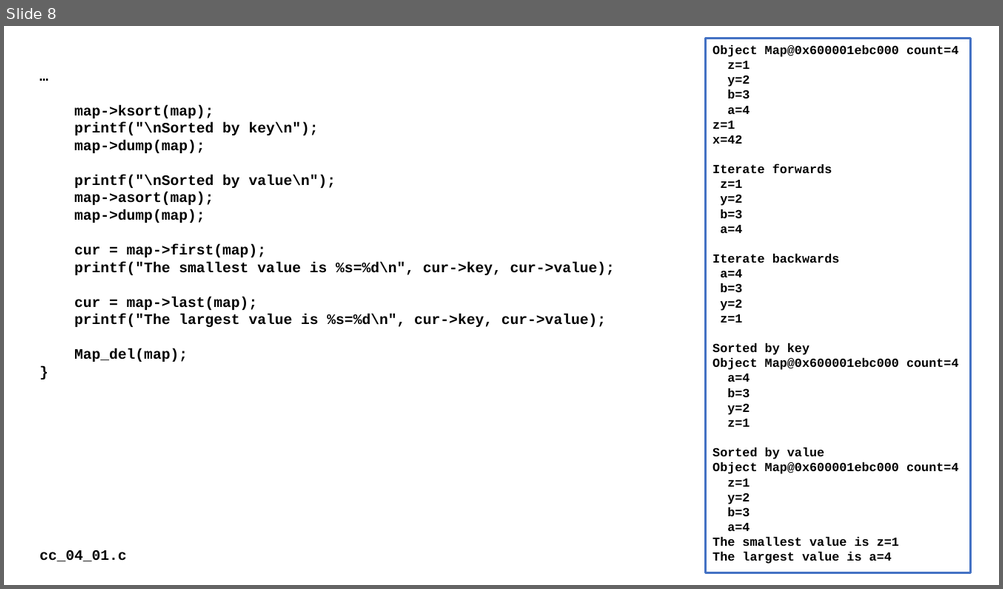
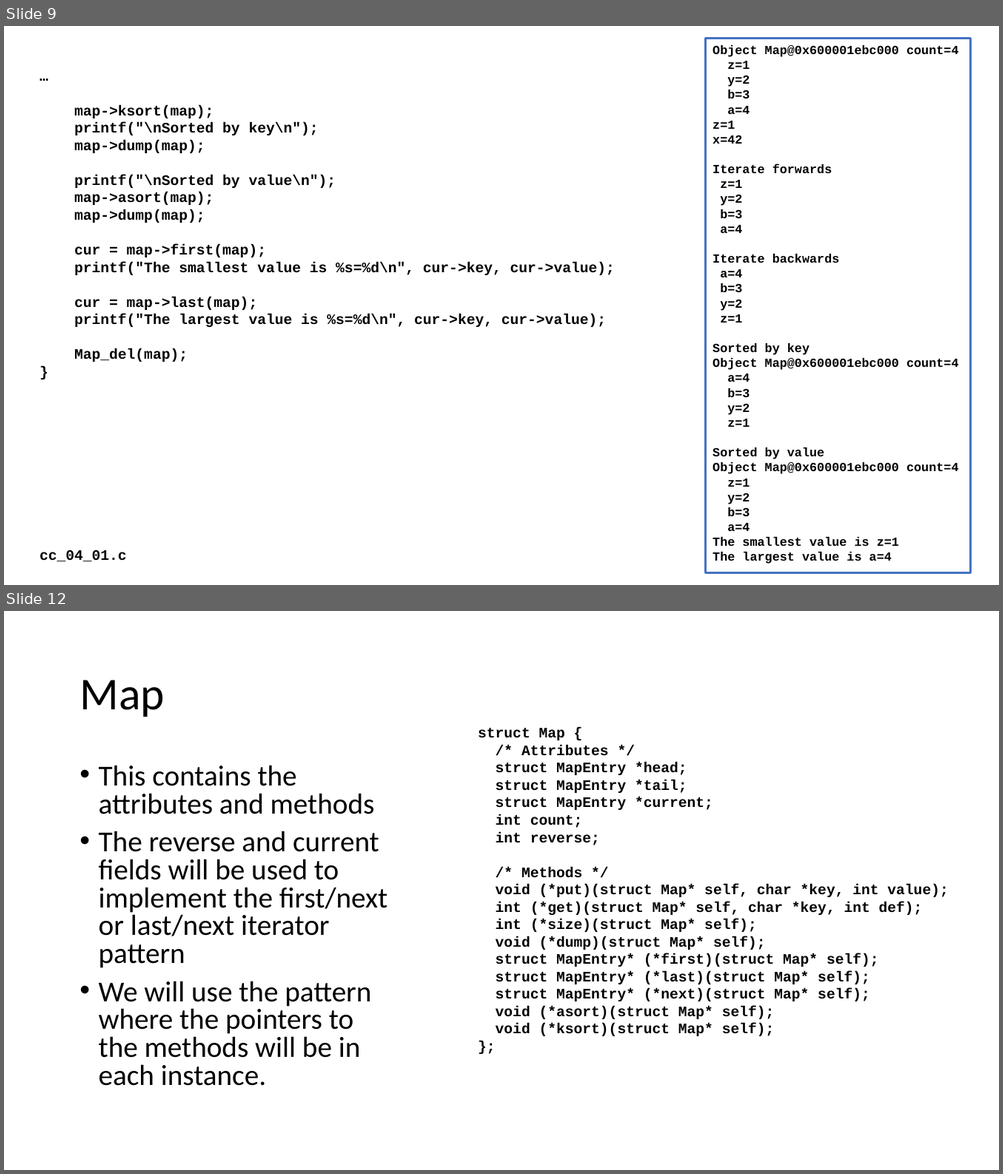
Before and after one commit to csev/cc4e, a slide deck: lectures/CC-04-Data-Structure.pptx. Shown one above the other, each under a label of ours: slide 8 before the commit, slides 9 and 12 after it; the slides between them are not shown. The pictures are 1003x589 and 1003x1174 pixels, drawn with LibreOffice and Linux fonts; fonts in the diff are those of the drawing. Boxes give left, top, right and bottom in pixels: in the first picture for what was removed or moved away, otherwise in the second. Text is boxed around its words. In the diff, an @@ line names an element or a change of style, - is before the commit and + after.

```diff
--- a/lectures/CC-04-Data-Structure.pptx
+++ b/lectures/CC-04-Data-Structure.pptx
@@ slide 12 added at (x1=4, y1=611, x2=999, y2=1170), background #FFFFFF @@
@@ title added at (x1=79, y1=680, x2=164, y2=717), 44 pt, text #000000 @@
+Map
@@ text added at (x1=478, y1=728, x2=948, y2=1037), 14 pt, text #000000, bold @@
+struct Map {
+/* Attributes */
+struct MapEntry *head;
+struct MapEntry *tail;
+struct MapEntry *current;
+int count;
+int reverse;
+/* Methods */
+void (*put)(struct Map* self, char *key, int value);
+int (*get)(struct Map* self, char *key, int def);
+int (*size)(struct Map* self);
+void (*dump)(struct Map* self);
+struct MapEntry* (*first)(struct Map* self);
+struct MapEntry* (*last)(struct Map* self);
+struct MapEntry* (*next)(struct Map* self);
+void (*asort)(struct Map* self);
+void (*ksort)(struct Map* self);
+};
@@ text added at (x1=99, y1=765, x2=387, y2=1086), 28 pt, text #000000 @@
+• This contains the attributes and methods
+• The reverse and current fields will be used to implement the first/next or last/next iterator pattern
+• We will use the pattern where the pointers to the methods will be in each instance.
@@ what was slide 8 is now slide 9 @@
```
Also in this commit, not shown: 3 slides changed, 13 other slides added.
